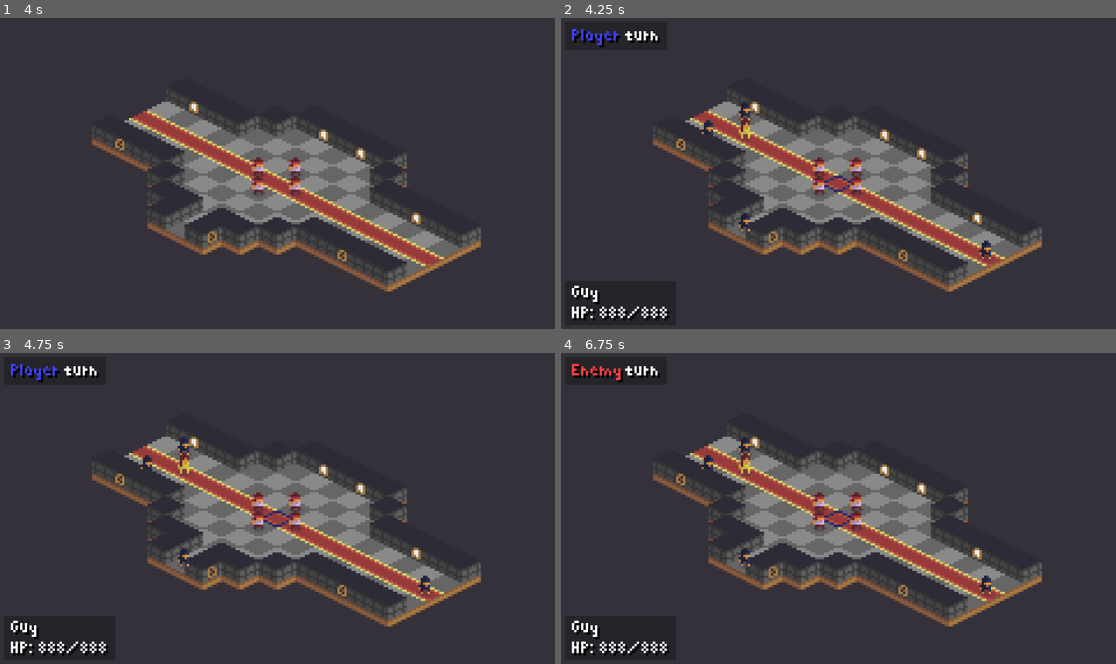
Above: before the commit, frames 1-4 (two rows, left to right).
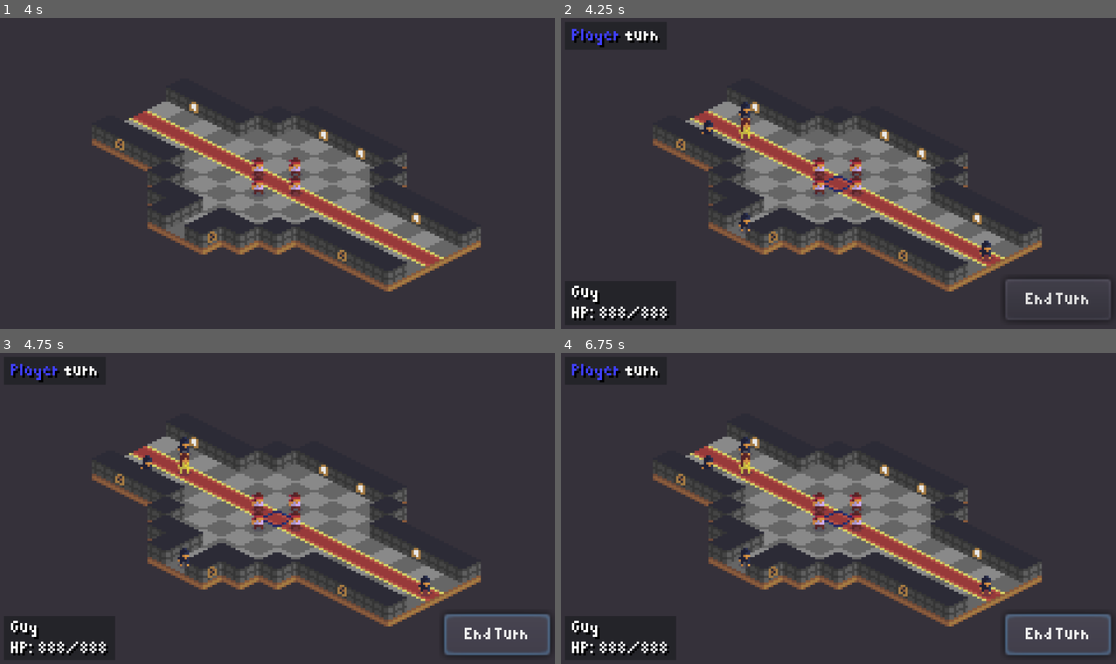
Above: after the commit, the same moments.

Repository: steambap/bit-tactics
Game: Godot game, scene res://scenes/01_castle.tscn
The game is run twice, just before and just after one commit, with the same random seed, the same clock (stepped at 60 frames per second) and the same inputs.
Inputs (mouse positions are in pixels of both pictures, inside the frame that each line leads up to):
- Up to frame 1 (4 s): tap Enter (ui_accept) at 0.5, 0.77, 1.52, 3.02, 3.77 s; hold End (ui_end) 0.53-1.28 s; tap End (ui_end) at 1.35, 2.85 s; hold End (ui_end) 2.03-2.78 s; hold End (ui_end) from 3.53 s (still down)
- Up to frame 2 (4.25 s): keep holding End (ui_end); tap Escape (ui_cancel) at 4.15 s
- Up to frame 3 (4.75 s): release End (ui_end) at 4.25 s; click (499, 636) at 4.25 s, where only the run after the commit has a clickable "End Turn"
- Up to frame 4 (6.75 s): click (1060, 636) at 5 s, where only the run after the commit has a clickable "End Turn"; click (1060, 636) at 5.75 s, where only the run after the commit has a clickable "End Turn"; tap Enter (ui_accept) at 6.5 s; tap End (ui_end) at 6.6 s

Frame 1 is identical in both runs. In frame 2, 0.3% of the frame differs, in the area x 80-99%, y 84-93%; in frame 3, 0.7%; in frame 4, 1.0%, in the area x 1-100%, y 3-98%.
Error before the commit: Attempt to call function 'set_text' in base 'null instance' on a null instance. (res://nodes/battle_manager.gd:69)
Error after the commit: Invalid call. Nonexistent function 'set_input_as_handled' in base 'InputEventKey'. (res://nodes/battle_manager.gd:65)

Commit message:
font for damage popup

Diff:
--- a/cutscenes/cutscene.gd
+++ b/cutscenes/cutscene.gd
@@ -28,6 +28,6 @@
 
 func _input(ev):
 	if ev.is_action_pressed("ui_cancel"):
-
+		set_process_input(false)
 		for c in get_children():
 			c.skip()
--- a/nodes/battle_manager.gd
+++ b/nodes/battle_manager.gd
@@ -61,8 +61,8 @@
 		return "Enemy"
 
 func _input(ev):
-	#print("SD")
 	if ev.is_action_pressed("ui_end"):
+		ev.set_input_as_handled()
 		if turn == 0:
 			set_turn(1)
 			activate(false)
--- a/nodes/battle_manager.tscn
+++ b/nodes/battle_manager.tscn
@@ -100,6 +100,10 @@
 font_data = ExtResource( 2 )
 
 [sub_resource type="DynamicFont" id=7]
+size = 8
+font_data = ExtResource( 2 )
+
+[sub_resource type="DynamicFont" id=8]
 size = 8
 font_data = ExtResource( 2 )
 
@@ -234,6 +238,28 @@
 __meta__ = {
 "_edit_use_anchors_": false
 }
+
+[node name="turn_control" type="Control" parent="ui"]
+margin_right = 240.0
+margin_bottom = 135.0
+rect_scale = Vector2( 4, 4 )
+__meta__ = {
+"_edit_use_anchors_": false
+}
+
+[node name="next_turn" type="Button" parent="ui/turn_control"]
+anchor_left = 1.0
+anchor_top = 1.0
+anchor_right = 1.0
+anchor_bottom = 1.0
+margin_left = -48.0
+margin_top = -22.0
+margin_right = -2.0
+margin_bottom = -4.0
+size_flags_horizontal = 0
+size_flags_vertical = 0
+custom_fonts/font = SubResource( 8 )
+text = "End Turn"
 [connection signal="has_found_an_actor" from="." to="ui/BEBE/actor_info" method="_on_battle_has_found_an_actor"]
 [connection signal="has_clicked" from="cursor" to="." method="_on_cursor_has_clicked"]
 [connection signal="has_moved" from="cursor" to="." method="_on_cursor_has_moved"]
--- a/nodes/damage_popup.tscn
+++ b/nodes/damage_popup.tscn
@@ -1,6 +1,11 @@
-[gd_scene load_steps=2 format=2]
+[gd_scene load_steps=4 format=2]
 
 [ext_resource path="res://nodes/damage_popup.gd" type="Script" id=1]
+[ext_resource path="res://fonts/pixelated.ttf" type="DynamicFontData" id=2]
+
+[sub_resource type="DynamicFont" id=1]
+size = 8
+font_data = ExtResource( 2 )
 
 [node name="damage_popup" type="Node2D"]
 position = Vector2( 50, 50 )
@@ -15,6 +20,7 @@
 margin_bottom = 8.0
 size_flags_horizontal = 2
 size_flags_vertical = 1
+custom_fonts/font = SubResource( 1 )
 custom_colors/font_color = Color( 0.960784, 0.960784, 0.960784, 1 )
 custom_constants/shadow_offset_x = 1
 text = "45"
Not shown: 1 places in nodes/battle_manager.tscn that only renumber resources
